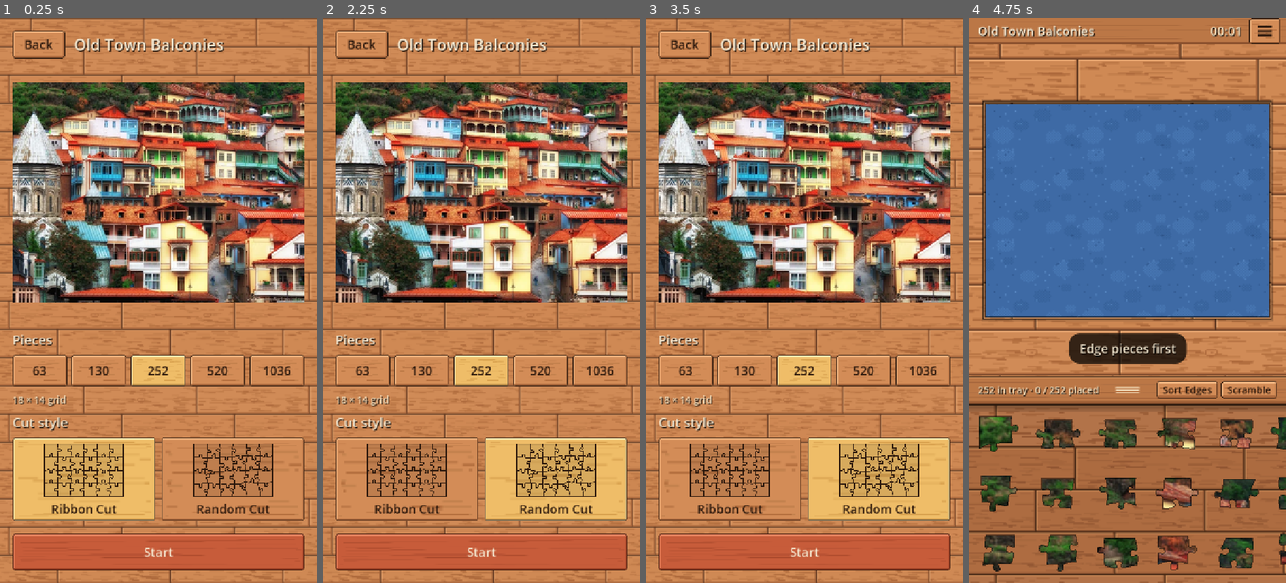
Above: before the commit, frames 1-4 (left to right).
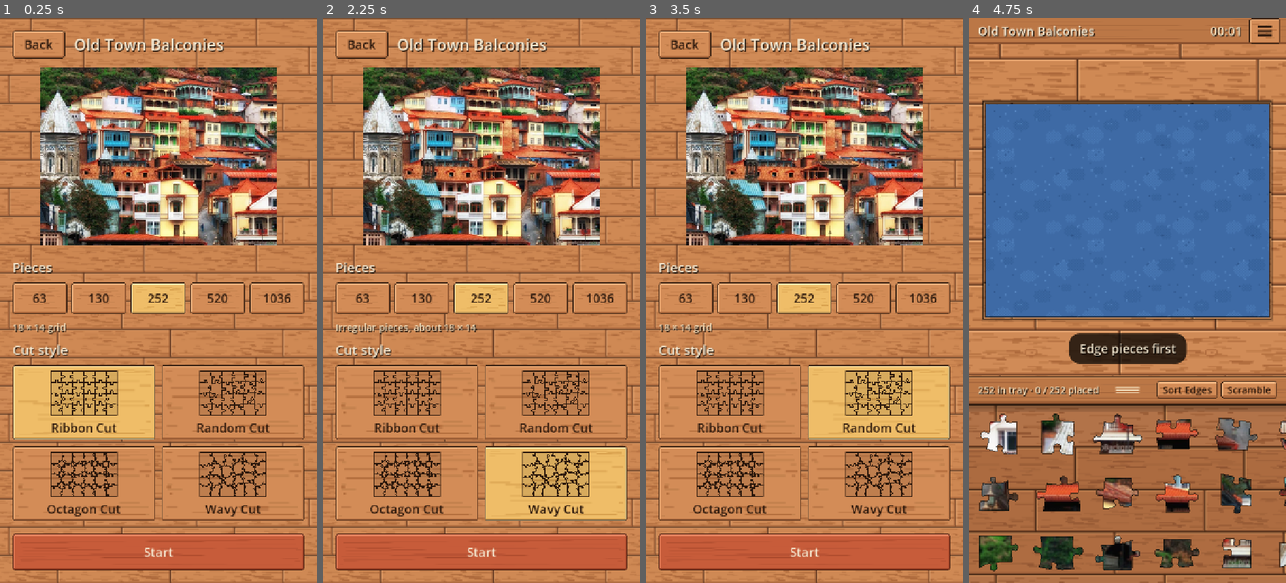
Above: after the commit, the same moments.

Repository: Malverma/PuzzleGraph
Game: Godot game, scene res://scenes/setup.tscn
Same seed, same stepped clock (60 frames per second), same inputs: the game is played once before the commit and once after it. This scene is started directly instead of the project's main scene.
Inputs (mouse positions are in pixels of both pictures, inside the frame that each line leads up to):
- Up to frame 1 (0.25 s): no input
- Up to frame 2 (2.25 s): click (405, 481) at 0.52 s; click (405, 402) at 1.27 s; click (557, 481) at 2.02 s
- Up to frame 3 (3.5 s): click (880, 402) at 2.77 s
- Up to frame 4 (4.75 s): click "Start" at 3.5 s; click "Sort Edges" at 4.25 s

The runs differ from the first frame. In frame 1, 54% of the frame differs, in the area x 4-96%, y 8-89%; in frame 2, 46%; in frame 3, 54%; in frame 4, 9.4%.

Commit message:
Add Octagon and Wavy cut styles; shuffle Sort Edges; new icon
Co-Authored-By: Claude Opus 5.5 <noreply@anthropic.com>

Diff:
--- a/scripts/play/play.gd
+++ b/scripts/play/play.gd
@@ -122,7 +122,7 @@
 	texture = Game.load_puzzle_texture(Game.image_id)
 	var aspect := float(texture.get_width()) / texture.get_height()
 	var size_world := Vector2(Game.PUZZLE_HEIGHT * aspect, Game.PUZZLE_HEIGHT)
-	var grid := CutGenerator.grid_for(Game.piece_target, aspect)
+	var grid := CutGenerator.layout_for(Game.piece_target, aspect, Game.cut_style)
 	pieces = PieceSet.new()
 	_thread = Thread.new()
 	_thread.start(pieces.compute.bind(grid, size_world, Game.cut_style, Game.seed_value))
@@ -426,8 +426,7 @@
 	var aspect := 4.0 / 3.0
 	if thumb:
 		aspect = float(thumb.get_width()) / thumb.get_height()
-	var g := CutGenerator.grid_for(Game.piece_target, aspect)
-	return g.x * g.y
+	return CutGenerator.piece_count(CutGenerator.layout_for(Game.piece_target, aspect, Game.cut_style), Game.cut_style)
 
 
 func _draw_grip(grip: Control) -> void:
--- a/scripts/puzzle/cut_generator.gd
+++ b/scripts/puzzle/cut_generator.gd
@@ -2,14 +2,19 @@
 extends RefCounted
 ## Procedurally cuts a puzzle into piece outlines.
 ##
-## Both styles share the same grid topology (cols x rows) so every interior
-## edge is computed once and reused by the two pieces on either side of it,
-## which guarantees neighbouring pieces fit exactly.
-
-enum Style { RIBBON, RANDOM }
-
-const STYLE_KEYS: Array[String] = ["RIBBON", "RANDOM"]
-const STYLE_NAMES: Array[String] = ["Ribbon Cut", "Random Cut"]
+## Every interior edge is computed once and reused by the two pieces on either
+## side of it, which guarantees neighbouring pieces fit exactly.
+##
+## Ribbon and Random share a cols x rows grid (`generate()` below). Octagon and
+## Wavy are built by the generic cell builder (`_build_cells()`): a layout
+## gives cell polygons, a profile function shapes each shared edge, and a
+## repair pass re-cuts pieces whose knobs collide. New styles only need a
+## layout and/or an edge profile.
+
+enum Style { RIBBON, RANDOM, OCTAGON, WAVY }
+
+const STYLE_KEYS: Array[String] = ["RIBBON", "RANDOM", "OCTAGON", "WAVY"]
+const STYLE_NAMES: Array[String] = ["Ribbon Cut", "Random Cut", "Octagon Cut", "Wavy Cut"]
 
 ## Line segments used to flatten each cubic Bézier of an edge (3 per edge).
 const CURVE_STEPS := 8
@@ -24,16 +29,52 @@
 	return Vector2i(cols, rows)
 
 
+## Layout grid for a style. Octagon Cut adds a diamond at every interior grid
+## corner, so it uses a smaller grid whose total lands near `target`, keeping
+## cells within 25% of square.
+static func layout_for(target: int, aspect: float, style: int) -> Vector2i:
+	if style != Style.OCTAGON:
+		return grid_for(target, aspect)
+	var best := Vector2i(2, 2)
+	var best_d := 1 << 30
+	for r in range(1, 64):
+		var base := maxi(1, roundi(r * aspect))
+		for c: int in [base - 1, base, base + 1]:
+			if c < 1:
+				continue
+			var stretch := (aspect / c) * r  # cell width / height
+			if stretch < 0.8 or stretch > 1.25:
+				continue
+			var d := absi(piece_count(Vector2i(c, r), style) - target)
+			if d < best_d:
+				best_d = d
+				best = Vector2i(c, r)
+	return best
+
+
+## Number of pieces a layout grid produces for a style.
+static func piece_count(grid: Vector2i, style: int) -> int:
+	if style == Style.OCTAGON:
+		return grid.x * grid.y + (grid.x - 1) * (grid.y - 1)
+	return grid.x * grid.y
+
+
 static func style_from_key(key: String) -> int:
 	var i := STYLE_KEYS.find(key)
 	return i if i >= 0 else Style.RIBBON
 
 
-## Returns { "outlines": Array[PackedVector2Array], "centers": PackedVector2Array }.
-## Outlines are in puzzle coordinates (0..size); piece id = row * cols + col.
+## Returns { "outlines": Array[PackedVector2Array], "centers": PackedVector2Array,
+## "border": PackedByteArray (1 = piece touches the outer edge) }.
+## Outlines are in puzzle coordinates (0..size). For grid styles piece
+## id = row * cols + col.
 static func generate(cols: int, rows: int, size: Vector2, style: int, seed_value: int) -> Dictionary:
 	var rng := RandomNumberGenerator.new()
 	rng.seed = seed_value
+	if style == Style.OCTAGON:
+		return _octagon(cols, rows, size, rng)
+	if style == Style.WAVY:
+		return _wavy(cols, rows, size, rng)
 	var cell := Vector2(size.x / cols, size.y / rows)
 	var unit := minf(cell.x, cell.y)
 	var random := style == Style.RANDOM
@@ -95,8 +136,10 @@
 
 	var outlines: Array[PackedVector2Array] = []
 	var centers := PackedVector2Array()
+	var border := PackedByteArray()
 	for r in rows:
 		for c in cols:
+			border.append(1 if r == 0 or c == 0 or r == rows - 1 or c == cols - 1 else 0)
 			outlines.append(_piece_outline(c, r, cols, rows, h_edges, v_edges))
 			centers.append((verts[c * vstride + r] + verts[(c + 1) * vstride + r]
 					+ verts[(c + 1) * vstride + r + 1] + verts[c * vstride + r + 1]) * 0.25)
@@ -145,7 +188,7 @@
 		for id in touched:
 			outlines[id] = _piece_outline(id % cols, id / cols, cols, rows, h_edges, v_edges)
 			check.append(id)
-	return { "outlines": outlines, "centers": centers }
+	return { "outlines": outlines, "centers": centers, "border": border }
 
 
 ## Appends an edge's points except its final point (the next edge starts there).
@@ -249,3 +292,351 @@
 			out.append(pts[k].bezier_interpolate(pts[k + 1], pts[k + 2], pts[k + 3], i / float(CURVE_STEPS)))
 	out[out.size() - 1] = b
 	return out
+
+
+# --- Generic cell builder (Octagon, Wavy) -------------------------------------
+
+## Vertices closer than this (puzzle units) are merged, so cells computed
+## separately agree on shared corners despite float error.
+const SNAP := 0.5
+## Repair passes; each one shrinks the knobs of edges around broken pieces.
+const REPAIR_PASSES := 6
+
+
+## Builds pieces from clockwise (y down) cell polygons that tile `size`.
+## `profile.call(i, j, length, level)` returns the shape of the edge shared by
+## cells i < j as local points (u along the edge 0..1, v across it in units of
+## the edge length, +v into cell i), excluding the start point and ending at
+## (1, 0). `level` rises when the edge must be re-cut more calmly.
+static func _build_cells(cells: Array[PackedVector2Array], size: Vector2, profile: Callable) -> Dictionary:
+	# Merge corners into shared vertices.
+	var verts := PackedVector2Array()
+	var buckets := {}
+	var polys: Array[PackedInt32Array] = []
+	for cell in cells:
+		var ids := PackedInt32Array()
+		for p in cell:
+			var v := _snap_vertex(p, verts, buckets)
+			if ids.is_empty() or (ids[ids.size() - 1] != v and ids[0] != v):
+				ids.append(v)
+		polys.append(ids)
+
+	# Shared edges: key -> [first cell, from, to, second cell].
+	var n := verts.size()
+	var edges := {}
+	for i in polys.size():
+		var ids := polys[i]
+		for k in ids.size():
+			var a := ids[k]
+			var b := ids[(k + 1) % ids.size()]
+			var key := mini(a, b) * n + maxi(a, b)
+			if edges.has(key):
+				edges[key][3] = i
+			else:
+				edges[key] = [i, a, b, -1]
+
+	var border := PackedByteArray()
+	border.resize(polys.size())
+	var curves := {}   # key -> world points from the first cell's start to end
+	var levels := {}
+	for key in edges:
+		var e: Array = edges[key]
+		if e[3] < 0:
+			border[e[0]] = 1
+			continue
+		levels[key] = 0
+		curves[key] = _edge_curve(verts[e[1]], verts[e[2]], profile.call(e[0], e[3], verts[e[1]].distance_to(verts[e[2]]), 0))
+
+	var outlines: Array[PackedVector2Array] = []
+	var centers := PackedVector2Array()
+	for i in polys.size():
+		outlines.append(_cell_outline(i, polys[i], n, verts, edges, curves))
+		centers.append(_centroid(cells[i]))
+
+	# Repair: re-cut the edges of pieces that are not simple polygons, calmer each pass.
+	var check: Array[int] = []
+	for i in polys.size():
+		check.append(i)
+	for pass_i in REPAIR_PASSES:
+		var touched := {}
+		for i in check:
+			if _is_simple(outlines[i]):
+				continue
+			var ids := polys[i]
+			for k in ids.size():
+				var a := ids[k]
+				var b := ids[(k + 1) % ids.size()]
+				var key := mini(a, b) * n + maxi(a, b)
+				if not curves.has(key):
+					continue
+				var e: Array = edges[key]
+				levels[key] += 1
+				var length := verts[e[1]].distance_to(verts[e[2]])
+				curves[key] = _edge_curve(verts[e[1]], verts[e[2]], profile.call(e[0], e[3], length, levels[key]))
+				touched[e[0]] = true
+				touched[e[3]] = true
+		if touched.is_empty():
+			break
+		check.clear()
+		for i in touched:
+			outlines[i] = _cell_outline(i, polys[i], n, verts, edges, curves)
+			check.append(i)
+	return { "outlines": outlines, "centers": centers, "border": border }
+
+
+static func _snap_vertex(p: Vector2, verts: PackedVector2Array, buckets: Dictionary) -> int:
+	var cx := floori(p.x / (SNAP * 4.0))
+	var cy := floori(p.y / (SNAP * 4.0))
+	for dx in [-1, 0, 1]:
+		for dy in [-1, 0, 1]:
+			for v: int in buckets.get(Vector2i(cx + dx, cy + dy), []):
+				if verts[v].distance_to(p) <= SNAP:
+					return v
+	verts.append(p)
+	var k := Vector2i(cx, cy)
+	if not buckets.has(k):
+		buckets[k] = []
+	buckets[k].append(verts.size() - 1)
+	return verts.size() - 1
+
+
+static func _cell_outline(i: int, ids: PackedInt32Array, n: int, verts: PackedVector2Array,
+		edges: Dictionary, curves: Dictionary) -> PackedVector2Array:
+	var out := PackedVector2Array()
+	for k in ids.size():
+		var a := ids[k]
+		var b := ids[(k + 1) % ids.size()]
+		var key := mini(a, b) * n + maxi(a, b)
+		if not curves.has(key):
+			out.append(verts[a])
+			continue
+		var curve: PackedVector2Array = curves[key]
+		_append(out, curve, edges[key][0] != i)
+	return out
+
+
+## Maps a local profile onto the segment a -> b; first point a, last point b.
+static func _edge_curve(a: Vector2, b: Vector2, local: PackedVector2Array) -> PackedVector2Array:
+	var d := b - a
+	var normal := Vector2(-d.y, d.x)
+	var out := PackedVector2Array([a])
+	for q in local:
+		out.append(a + d * q.x + normal * q.y)
+	out[out.size() - 1] = b
+	return out
+
+
+static func _centroid(poly: PackedVector2Array) -> Vector2:
+	var area := 0.0
+	var c := Vector2.ZERO
+	for k in poly.size():
+		var p := poly[k]
+		var q := poly[(k + 1) % poly.size()]
+		var cr := p.x * q.y - q.x * p.y
+		area += cr
+		c += (p + q) * cr
+	return c / (3.0 * area) if absf(area) > 1e-6 else poly[0]
+
+
+## Keeps the part of `poly` where n.dot(p) <= c.
+static func _clip(poly: PackedVector2Array, nrm: Vector2, c: float) -> PackedVector2Array:
+	var out := PackedVector2Array()
+	for k in poly.size():
+		var p := poly[k]
+		var q := poly[(k + 1) % poly.size()]
+		var fp := nrm.dot(p) - c
+		var fq := nrm.dot(q) - c
+		if fp <= 1e-6:
+			out.append(p)
+		if (fp > 1e-6) != (fq > 1e-6):
+			out.append(p + (q - p) * (fp / (fp - fq)))
+	return out
+
+
+# --- Edge profiles ---------------------------------------------------------------
+
+## Classic three-Bézier tab from (0, 0) to (1, 0) in local edge units,
+## bulging toward +v when `inward` (into the first cell), else -v. `size` is
+## the knob size as a fraction of the edge; `steps` points per curve.
+static func _knob(rng: RandomNumberGenerator, inward: bool, size: float, jitter: float, steps: int) -> PackedVector2Array:
+	var t := size * rng.randf_range(0.92, 1.08)
+	var a := rng.randf_range(-jitter, jitter)
+	var b := rng.randf_range(-jitter, jitter)
+	var c := rng.randf_range(-jitter, jitter)
+	var d := rng.randf_range(-jitter, jitter)
+	var e := rng.randf_range(-jitter, jitter)
+	var s := 1.0 if inward else -1.0
+	var p: Array[Vector2] = [
+		Vector2(0, 0), Vector2(0.2, a), Vector2(0.5 + b + d, -t + c), Vector2(0.5 - t + b, t + c),
+		Vector2(0.5 - 2.0 * t + b - d, 3.0 * t + c), Vector2(0.5 + 2.0 * t + b - d, 3.0 * t + c),
+		Vector2(0.5 + t + b, t + c), Vector2(0.5 + b + d, -t + c), Vector2(0.8, e), Vector2(1, 0),
+	]
+	var out := PackedVector2Array()
+	for k in [0, 3, 6]:
+		for i in range(1, steps + 1):
+			var q := p[k].bezier_interpolate(p[k + 1], p[k + 2], p[k + 3], i / float(steps))
+			out.append(Vector2(q.x, q.y * s))
+	return out
+
+
+## Smooth low-amplitude wobble v(u), zero at both ends: [k1, k2, k3, phase].
+static func _wave(rng: RandomNumberGenerator, amp: float) -> PackedFloat32Array:
+	return PackedFloat32Array([rng.randf_range(-amp, amp), rng.randf_range(-amp, amp) / 2.0,
+			rng.randf_range(-amp, amp) / 3.0, rng.randf_range(0.0, PI)])
+
+
+static func _wave_at(w: PackedFloat32Array, u: float) -> float:
+	return sin(PI * u) * (w[0] * sin(PI * u) + w[1] * sin(2.0 * PI * u + w[3]) + w[2] * sin(3.0 * PI * u + w[3]))
+
+
+## A gently waving edge with no knob.
+static func _wavy_line(rng: RandomNumberGenerator, amp: float, steps: int) -> PackedVector2Array:
+	var w := _wave(rng, amp)
+	var out := PackedVector2Array()
+	for i in range(1, steps + 1):
+		var u := i / float(steps)
+		out.append(Vector2(u, _wave_at(w, u)))
+	return out
+
+
+# --- Octagon Cut ------------------------------------------------------------------
+
+## Truncated-square tiling: an octagon for every grid cell and a diamond at
+## every interior grid corner. Diamonds are nudged, resized and turned a
+## little; border corners slide along the border so it stays straight. Every
+## shared edge gets a knob; diamond knobs mostly push into the octagons, and
+## long octagon edges sometimes carry two.
+static func _octagon(cols: int, rows: int, size: Vector2, rng: RandomNumberGenerator) -> Dictionary:
+	var cs := Vector2(size.x / cols, size.y / rows)
+	var unit := minf(cs.x, cs.y)
+	var k0 := unit / (2.0 + sqrt(2.0))
+	var shift := 0.07
+	var dia := {}  # Vector2i(c, r) -> [N, E, S, W]
+	for r in range(1, rows):
+		for c in range(1, cols):
+			var center := Vector2(c * cs.x, r * cs.y) + Vector2(rng.randf_range(-shift, shift), rng.randf_range(-shift, shift)) * unit
+			var k := k0 * (1.0 + rng.randf_range(-0.25, 0.25))
+			var ang := deg_to_rad(rng.randf_range(-14.0, 14.0))
+			var pts := []
+			for q in [Vector2(0, -k), Vector2(k, 0), Vector2(0, k), Vector2(-k, 0)]:
+				pts.append(center + q.rotated(ang))
+			dia[Vector2i(c, r)] = pts
+	var top := {}
+	var bot := {}
+	for c in range(1, cols):
+		top[c] = Vector2(c * cs.x + rng.randf_range(-shift, shift) * unit, 0.0)
+		bot[c] = Vector2(c * cs.x + rng.randf_range(-shift, shift) * unit, size.y)
+	var left := {}
+	var right := {}
+	for r in range(1, rows):
+		left[r] = Vector2(0.0, r * cs.y + rng.randf_range(-shift, shift) * unit)
+		right[r] = Vector2(size.x, r * cs.y + rng.randf_range(-shift, shift) * unit)
+	var names := { "N": 0, "E": 1, "S": 2, "W": 3 }
+	var corner := func(r: int, c: int, first: String, second: String) -> Array:
+		if (r == 0 or r == rows) and (c == 0 or c == cols):
+			return [Vector2(c * cs.x, r * cs.y)]
+		if r == 0:
+			return [top[c]]
+		if r == rows:
+			return [bot[c]]
+		if c == 0:
+			return [left[r]]
+		if c == cols:
+			return [right[r]]
+		var d: Array = dia[Vector2i(c, r)]
+		return [d[names[first]], d[names[second]]]
+
+	var cells: Array[PackedVector2Array] = []
+	var is_diamond: Array[bool] = []
+	for r in rows:
+		for c in cols:
+			var poly := PackedVector2Array()
+			for p in corner.call(r, c, "S", "E") + corner.call(r, c + 1, "W", "S") \
+					+ corner.call(r + 1, c + 1, "N", "W") + corner.call(r + 1, c, "E", "N"):
+				poly.append(p)
+			cells.append(poly)
+			is_diamond.append(false)
+	for r in range(1, rows):
+		for c in range(1, cols):
+			cells.append(PackedVector2Array(dia[Vector2i(c, r)]))
+			is_diamond.append(true)
+
+	var profile := func(i: int, j: int, length: float, level: int) -> PackedVector2Array:
+		if level >= 4 or length < unit * 0.08:
+			return _wavy_line(rng, 0.02, 4)
+		var calm := pow(0.75, level)
+		var bow := _wave(rng, 0.05 * calm)
+		var pts := PackedVector2Array()
+		if is_diamond[j]:
+			var ks := clampf(0.055 * unit / length, 0.08, 0.15) * rng.randf_range(0.8, 1.2) * calm
+			pts = _knob(rng, rng.randf() < 0.8, ks, 0.05 * calm, CURVE_STEPS)
+		elif length > 0.65 * unit and rng.randf() < 0.35 and level == 0:
+			var inward := rng.randf() < 0.5
+			for half in [0.0, 0.5]:
+				var ks := clampf(0.06 * unit / (length / 2.0), 0.10, 0.16) * rng.randf_range(0.85, 1.15)
+				for q in _knob(rng, inward, ks, 0.05, CURVE_STEPS):
+					pts.append(Vector2(half + q.x / 2.0, q.y / 2.0))
+				inward = not inward
+		else:
+			var ks := clampf(0.055 * unit / length, 0.08, 0.12) * rng.randf_range(0.8, 1.25) * calm
+			pts = _knob(rng, rng.randf() < 0.5, ks, 0.05 * calm, CURVE_STEPS)
+		for k in pts.size():
+			pts[k] = Vector2(pts[k].x, pts[k].y + _wave_at(bow, pts[k].x))
+		return pts
+	return _build_cells(cells, size, profile)
+
+
+# --- Wavy Cut ---------------------------------------------------------------------
+
+## Voronoi cells around jittered grid points (irregular, mostly 5-7 sided).
+## Edges meander and carry 0-3 bulbous knobs that often alternate direction,
+## for the laser-cut wooden puzzle look.
+static func _wavy(cols: int, rows: int, size: Vector2, rng: RandomNumberGenerator) -> Dictionary:
+	var cs := Vector2(size.x / cols, size.y / rows)
+	var unit := minf(cs.x, cs.y)
+	var seeds := PackedVector2Array()
+	for r in rows:
+		for c in cols:
+			seeds.append(Vector2(c + 0.5 + rng.randf_range(-0.3, 0.3), r + 0.5 + rng.randf_range(-0.3, 0.3)) * cs)
+	var frame := PackedVector2Array([Vector2.ZERO, Vector2(size.x, 0), size, Vector2(0, size.y)])
+	var cells: Array[PackedVector2Array] = []
+	for r in rows:
+		for c in cols:
+			var si := seeds[r * cols + c]
+			var poly := frame
+			# Voronoi neighbours of a jittered grid point lie within two cells.
+			for rr in range(maxi(0, r - 2), mini(rows, r + 3)):
+				for cc in range(maxi(0, c - 2), mini(cols, c + 3)):
+					if rr == r and cc == c:
+						continue
+					var sj := seeds[rr * cols + cc]
+					poly = _clip(poly, sj - si, (sj.length_squared() - si.length_squared()) * 0.5)
+			cells.append(poly)
+
+	var profile := func(_i: int, _j: int, length: float, level: int) -> PackedVector2Array:
+		if level >= 4:
+			return _wavy_line(rng, 0.03, 6)
+		var calm := pow(0.7, level)
+		var knobs := 3 if length > 1.4 * unit else 2 if length > 0.75 * unit else 1 if length > 0.3 * unit else 0
+		if level >= 2:
+			knobs = mini(knobs, 1)
+		var meander := _wave(rng, 0.16 * calm)
+		if knobs == 0:
+			var line := _wavy_line(rng, 0.08 * calm, 8)
+			for k in line.size():
+				line[k] = Vector2(line[k].x, line[k].y + _wave_at(meander, line[k].x) * 0.5)
+			return line
+		var inward := rng.randf() < 0.5
+		var pts := PackedVector2Array()
+		for m in knobs:
+			var a := m / float(knobs)
+			var span := 1.0 / knobs
+			var ks := clampf(0.065 * unit / (length / knobs), 0.10, 0.17) * calm
+			for q in _knob(rng, inward, ks, 0.07 * calm, 6):
+				pts.append(Vector2(a + q.x * span, q.y * span))
+			if rng.randf() < 0.75:
+				inward = not inward
+		for k in pts.size():
+			pts[k] = Vector2(pts[k].x, pts[k].y + _wave_at(meander, pts[k].x))
+		return pts
+	return _build_cells(cells, size, profile)
--- a/scripts/puzzle/piece_set.gd
+++ b/scripts/puzzle/piece_set.gd
@@ -12,6 +12,8 @@
 var cell := Vector2.ZERO
 ## Correct ("home") position of each piece: the centre of its grid cell.
 var centers := PackedVector2Array()
+## 1 for pieces on the outer edge of the puzzle.
+var border := PackedByteArray()
 ## Outlines relative to the piece centre.
 var outlines: Array[PackedVector2Array] = []
 ## Same as `outlines` with the first point repeated, for draw_polyline().
@@ -29,12 +31,13 @@
 func compute(grid: Vector2i, size: Vector2, style: int, seed_value: int) -> void:
 	cols = grid.x
 	rows = grid.y
-	count = cols * rows
 	puzzle_size = size
 	cell = Vector2(size.x / cols, size.y / rows)
 	var data := CutGenerator.generate(cols, rows, size, style, seed_value)
 	progress = 0.3
 	centers = data.centers
+	border = data.border
+	count = centers.size()
 	var abs_outlines: Array[PackedVector2Array] = data.outlines
 	for i in count:
 		var src := abs_outlines[i]
--- a/scripts/puzzle/puzzle_model.gd
+++ b/scripts/puzzle/puzzle_model.gd
@@ -48,33 +48,19 @@
 	return locked.size() == pieces.count
 
 
-## Edge pieces to the front of the tray: top row (left to right), left column
-## (top to bottom), right column (top to bottom), bottom row (left to right).
-## Interior pieces follow in their current order.
+## Edge pieces to the front of the tray in a random order, so they are
+## grouped without giving away where each one goes. Interior pieces follow
+## in their current order.
 func sort_tray_edges() -> void:
-	var cols := pieces.cols
-	var rows := pieces.rows
-	var key := {}
-	for i in tray.size():
-		var id := tray[i]
-		var c := id % cols
-		var r := id / cols
-		var group := 4
-		var minor := i
-		if r == 0:
-			group = 0
-			minor = c
-		elif c == 0:
-			group = 1
-			minor = r
-		elif c == cols - 1:
-			group = 2
-			minor = r
-		elif r == rows - 1:
-			group = 3
-			minor = c
-		key[id] = group * 1_000_000 + minor
-	tray.sort_custom(func(a: int, b: int) -> bool: return key[a] < key[b])
+	var edges: Array[int] = []
+	var inner: Array[int] = []
+	for id in tray:
+		if pieces.border[id]:
+			edges.append(id)
+		else:
+			inner.append(id)
+	edges.shuffle()
+	tray.assign(edges + inner)
 
 
 func shuffle_tray() -> void:
--- a/scripts/ui/setup.gd
+++ b/scripts/ui/setup.gd
@@ -10,6 +10,8 @@
 var _body: BoxContainer
 var _margin: MarginContainer
 var _exact_label: Label
+## Piece-count buttons, in PIECE_TARGETS order; their labels follow the style.
+var _count_buttons: Array[Button] = []
 var _overwrite_dialog: ConfirmationDialog
 var _has_save := false
 
@@ -19,7 +21,7 @@
 		Game.go(Game.SCENE_HOME)
 		return
 	_target = int(Game.get_setting("setup_pieces", 256))
-	_style = int(Game.get_setting("setup_style", CutGenerator.Style.RIBBON))
+	_style = clampi(int(Game.get_setting("setup_style", CutGenerator.Style.RIBBON)), 0, CutGenerator.STYLE_KEYS.size() - 1)
 	var thumb := Game.load_thumb(Game.image_id)
 	if thumb:
 		_aspect = float(thumb.get_width()) / thumb.get_height()
@@ -75,8 +77,6 @@
 	var count_group := ButtonGroup.new()
 	for t in Game.PIECE_TARGETS:
 		var b := Button.new()
-		var g := CutGenerator.grid_for(t, _aspect)
-		b.text = str(g.x * g.y)
 		b.toggle_mode = true
 		b.button_group = count_group
 		b.button_pressed = t == _target
@@ -84,23 +84,26 @@
 		b.custom_minimum_size.y = 72
 		b.pressed.connect(_set_target.bind(t))
 		counts.add_child(b)
+		_count_buttons.append(b)
 	_exact_label = Label.new()
 	_exact_label.add_theme_color_override("font_color", Game.COLOR_TEXT_DIM)
 	_exact_label.add_theme_font_size_override("font_size", 22)
 	options.add_child(_exact_label)
 
 	options.add_child(_heading("Cut style"))
-	var styles := HBoxContainer.new()
-	styles.add_theme_constant_override("separation", 14)
+	var styles := GridContainer.new()
+	styles.columns = 2
+	styles.add_theme_constant_override("h_separation", 14)
+	styles.add_theme_constant_override("v_separation", 14)
 	options.add_child(styles)
 	var style_group := ButtonGroup.new()
-	for s in [CutGenerator.Style.RIBBON, CutGenerator.Style.RANDOM]:
+	for s in CutGenerator.STYLE_KEYS.size():
 		var b := Button.new()
 		b.toggle_mode = true
 		b.button_group = style_group
 		b.button_pressed = s == _style
 		b.size_flags_horizontal = Control.SIZE_EXPAND_FILL
-		b.custom_minimum_size.y = 190
+		b.custom_minimum_size.y = 170
 		b.pressed.connect(_set_style.bind(s))
 		var box := VBoxContainer.new()
 		box.set_anchors_preset(Control.PRESET_FULL_RECT)
@@ -169,11 +172,22 @@
 
 func _set_style(s: int) -> void:
 	_style = s
-
-
+	_update_exact()
+
+
+## Exact piece counts for the chosen style, and a note on its layout.
 func _update_exact() -> void:
-	var g := CutGenerator.grid_for(_target, _aspect)
-	_exact_label.text = "%d × %d grid" % [g.x, g.y]
+	for i in _count_buttons.size():
+		var g := CutGenerator.layout_for(Game.PIECE_TARGETS[i], _aspect, _style)
+		_count_buttons[i].text = str(CutGenerator.piece_count(g, _style))
+	var g := CutGenerator.layout_for(_target, _aspect, _style)
+	match _style:
+		CutGenerator.Style.OCTAGON:
+			_exact_label.text = "%d octagons + %d diamonds" % [g.x * g.y, (g.x - 1) * (g.y - 1)]
+		CutGenerator.Style.WAVY:
+			_exact_label.text = "Irregular pieces, about %d × %d" % [g.x, g.y]
+		_:
+			_exact_label.text = "%d × %d grid" % [g.x, g.y]
 
 
 func _start() -> void:
--- a/tests/test_generator.gd
+++ b/tests/test_generator.gd
@@ -7,8 +7,8 @@
 	var size := Vector2(4000, 3000)
 	var failures := 0
 	for target in [64, 128, 256, 512, 1024]:
-		var grid := CutGenerator.grid_for(target, size.x / size.y)
-		for style in [CutGenerator.Style.RIBBON, CutGenerator.Style.RANDOM]:
+		for style in CutGenerator.STYLE_KEYS.size():
+			var grid := CutGenerator.layout_for(target, size.x / size.y, style)
 			for seed_value in [1, 42, 977, 123456]:
 				var t0 := Time.get_ticks_msec()
 				var set := PieceSet.new()
@@ -22,10 +22,13 @@
 						bad += 1
 					area += absf(_area(poly))
 				var area_err := absf(area - size.x * size.y) / (size.x * size.y)
-				if bad > 0 or area_err > 1e-6:
+				var borders := 0
+				for i in set.count:
+					borders += set.border[i]
+				if bad > 0 or area_err > 1e-6 or set.count != CutGenerator.piece_count(grid, style) or borders == 0:
 					failures += 1
-				print("%4d -> %2dx%2d=%4d  %-10s seed=%-6d  %4d ms  bad=%d  area_err=%.7f" % [
-					target, grid.x, grid.y, set.count, CutGenerator.STYLE_NAMES[style], seed_value, ms, bad, area_err])
+				print("%4d -> %2dx%2d=%4d  %-11s seed=%-6d  %4d ms  bad=%d  area_err=%.7f  border=%d" % [
+					target, grid.x, grid.y, set.count, CutGenerator.STYLE_NAMES[style], seed_value, ms, bad, area_err, borders])
 	print("FAILURES: %d" % failures)
 	quit(1 if failures > 0 else 0)
 
Binary file changed: assets/icon/app_icon_128.png
Binary file changed: assets/icon/app_icon_512.png
Not shown, changed: assets/icon/app_icon.pxo
Not shown, changed: releases/PuzzleGraph-64bit.apk
Not shown, added: releases/PuzzleGraph-64bit.apk.idsig
Not shown, changed: spec.md
